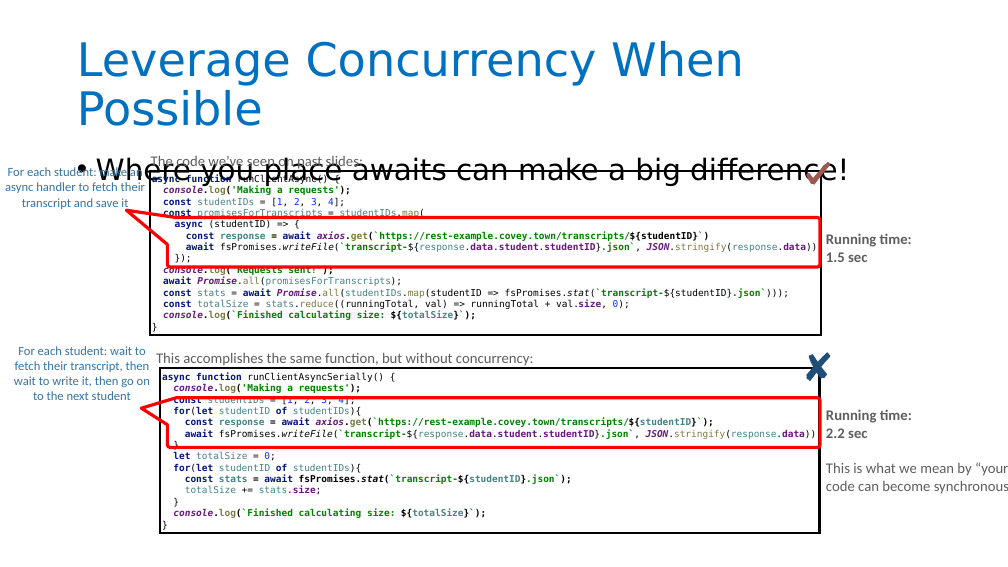
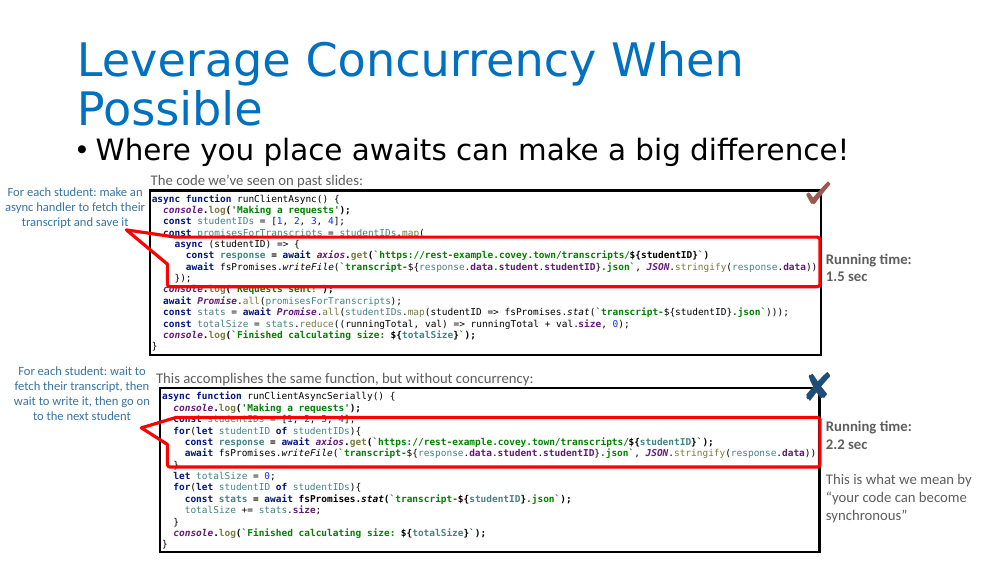
Before and after one commit to neu-se/CS4530-Fall-2023, a slide deck: slide 24 of Slides/Module 05 Concurrency Patterns in Typescript.pptx. Drawn at 1008x567 pixels with LibreOffice and Linux fonts; fonts in the diff are those of the drawing. Boxes give left, top, right and bottom in pixels: in the first picture for what was removed or moved away, otherwise in the second. Text is boxed around its words. In the diff, an @@ line names an element or a change of style, - is before the commit and + after.

Commit message:
updated slide 24

```diff
--- a/Slides/Module 05 Concurrency Patterns in Typescript.pptx
+++ b/Slides/Module 05 Concurrency Patterns in Typescript.pptx
@@ text "Where you place awaits can ...": place and size @@
-text "Where you place awaits can ..." at box(96, 156, 849, 186)
+text "Where you place awaits can ..." at box(96, 137, 849, 166)
@@ 4 freeform shapes, 3 texts, 2 rectangles, 2 frees: place and size @@
-4 freeform shapes, 3 texts, 2 rectangles, 2 frees at box(0, 156, 912, 533)
+4 freeform shapes, 3 texts, 2 rectangles, 2 frees at box(0, 175, 912, 553)
@@ text "Running time:" rewrapped from box(826, 409, 1008, 494) to box(826, 420, 971, 523) @@
```
Also in this commit, not shown: 1 other slide changed, 1 other file.
